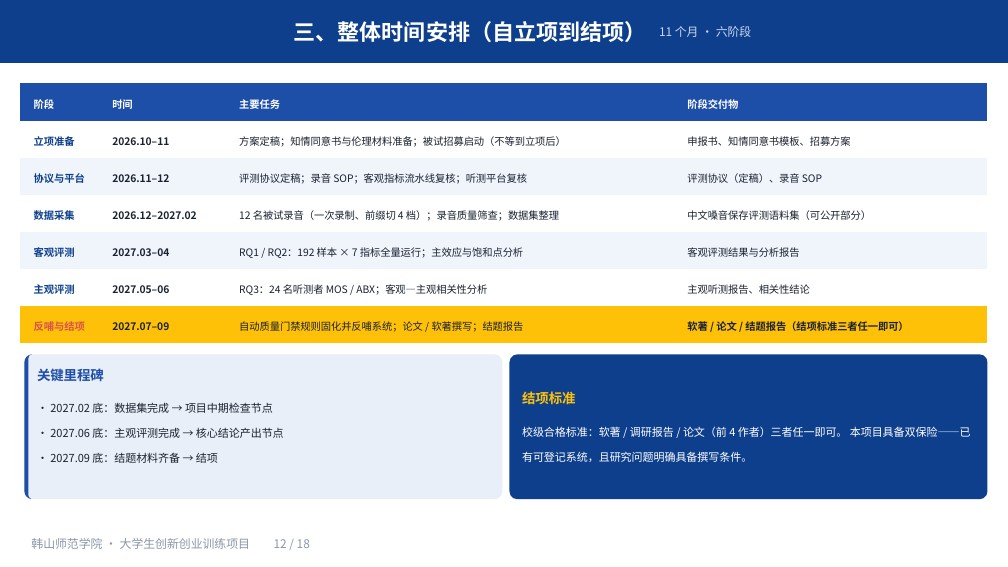
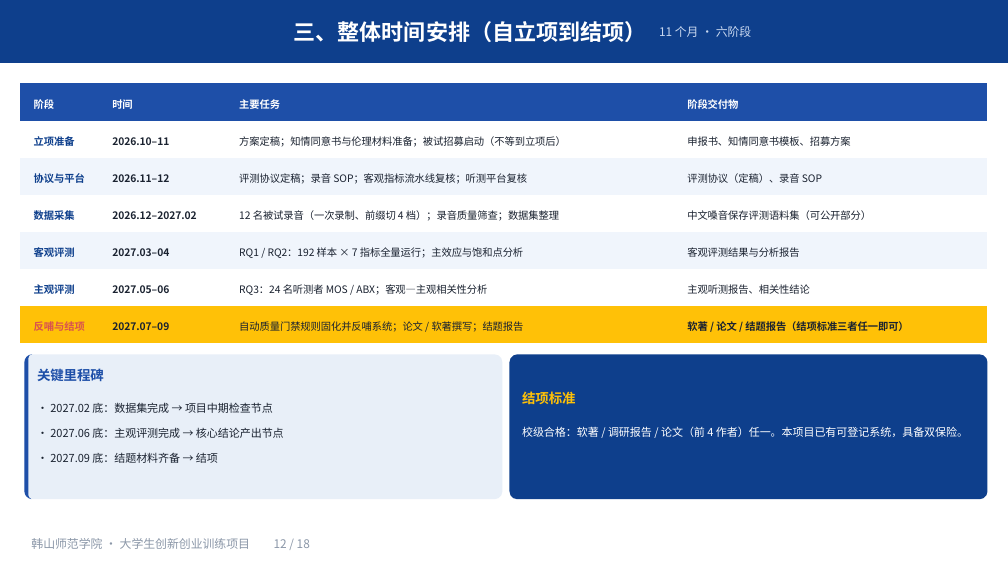
Before and after one commit to mouxu66/voice-morph, a slide deck: slide 12 of docs/大创申报-2026-10/大创申报PPT.pptx. Drawn at 1008x567 pixels with LibreOffice and Linux fonts; fonts in the diff are those of the drawing. Boxes give left, top, right and bottom in pixels: in the first picture for what was removed or moved away, otherwise in the second. Text is boxed around its words. In the diff, an @@ line names an element or a change of style, - is before the commit and + after.

```diff
--- a/docs/大创申报-2026-10/大创申报PPT.pptx
+++ b/docs/大创申报-2026-10/大创申报PPT.pptx
@@ text at box(522, 426, 968, 437): text changed @@
-校级合格标准：软著 / 调研报告 / 论文（前 4 作者）三者任一即可。 本项目具备双保险——已有可登记系统，且研究问题明确具备撰写条件。
+校级合格：软著 / 调研报告 / 论文（前 4 作者）任一。本项目已有可登记系统，具备双保险。
```
Also in this commit, not shown: 12 other slides changed, 4 other files.
